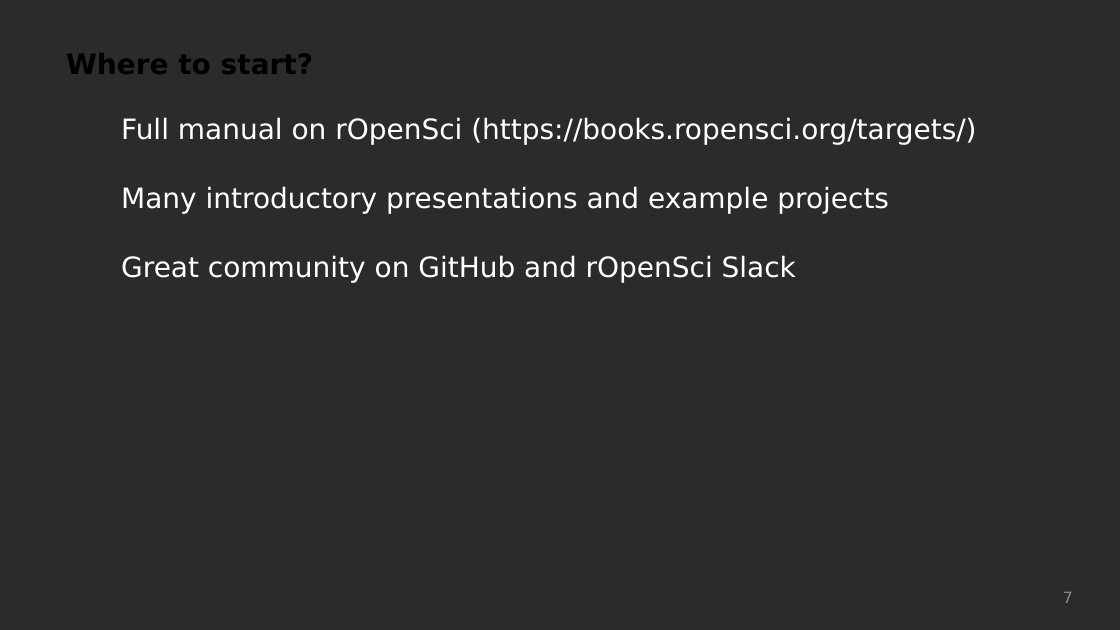
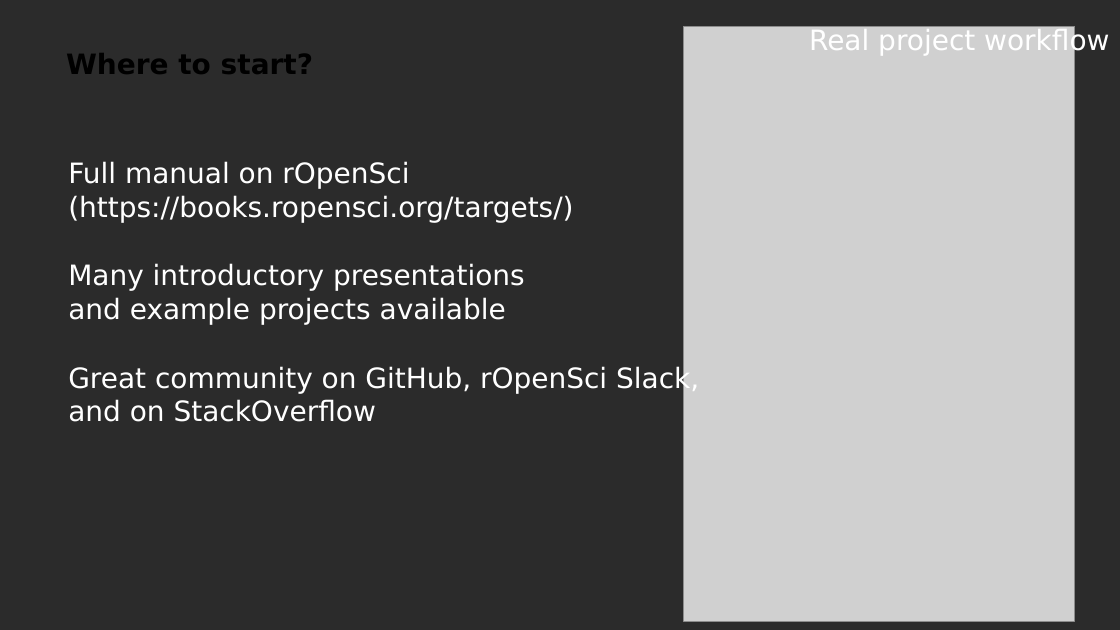
Before and after one commit to Rekyt/targets_presentation, a slide deck: slide 7 of idiv_conf_22_targets.odp. Drawn at 1120x630 pixels with LibreOffice and Linux fonts; fonts in the diff are those of the drawing; grey boxes stand for pictures; background and template pictures are left out; a plain dark background stands for a picture behind light text. Boxes give left, top, right and bottom in pixels: in the first picture for what was removed or moved away, otherwise in the second. Text is boxed around its words. In the diff, an @@ line names an element or a change of style, - is before the commit and + after.

Commit message:
Final presentation

```diff
--- a/idiv_conf_22_targets.odp
+++ b/idiv_conf_22_targets.odp
@@ picture added at (683, 27, 1074, 622) @@
@@ text added at (809, 27, 1109, 56), 18 pt, text #FFFFFF @@
+Real project workflow
@@ text "Full manual on rOpenSci (https://books.ropensci.org/targets/ ...": place and size @@
-text "Full manual on rOpenSci (https://books.ropensci.org/targets/ ..." at (121, 117, 976, 283)
+text "Full manual on rOpenSci (https://books.ropensci.org/targets/ ..." at (68, 161, 699, 422)
@@ text at (68, 263, 699, 422): text changed @@
-Many introductory presentations and example projects
-Great community on GitHub and rOpenSci Slack
+Many introductory presentations
+and example projects available
+Great community on GitHub, rOpenSci Slack,
+and on StackOverflow
```
Also in this commit, not shown: 1 other slide changed, 1 slide added, 1 slide removed.
